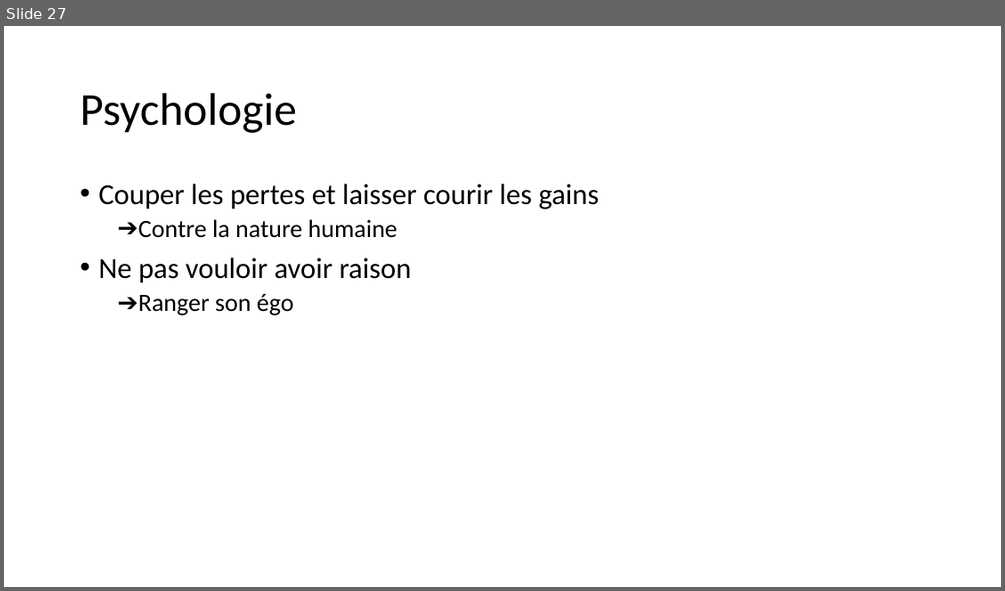
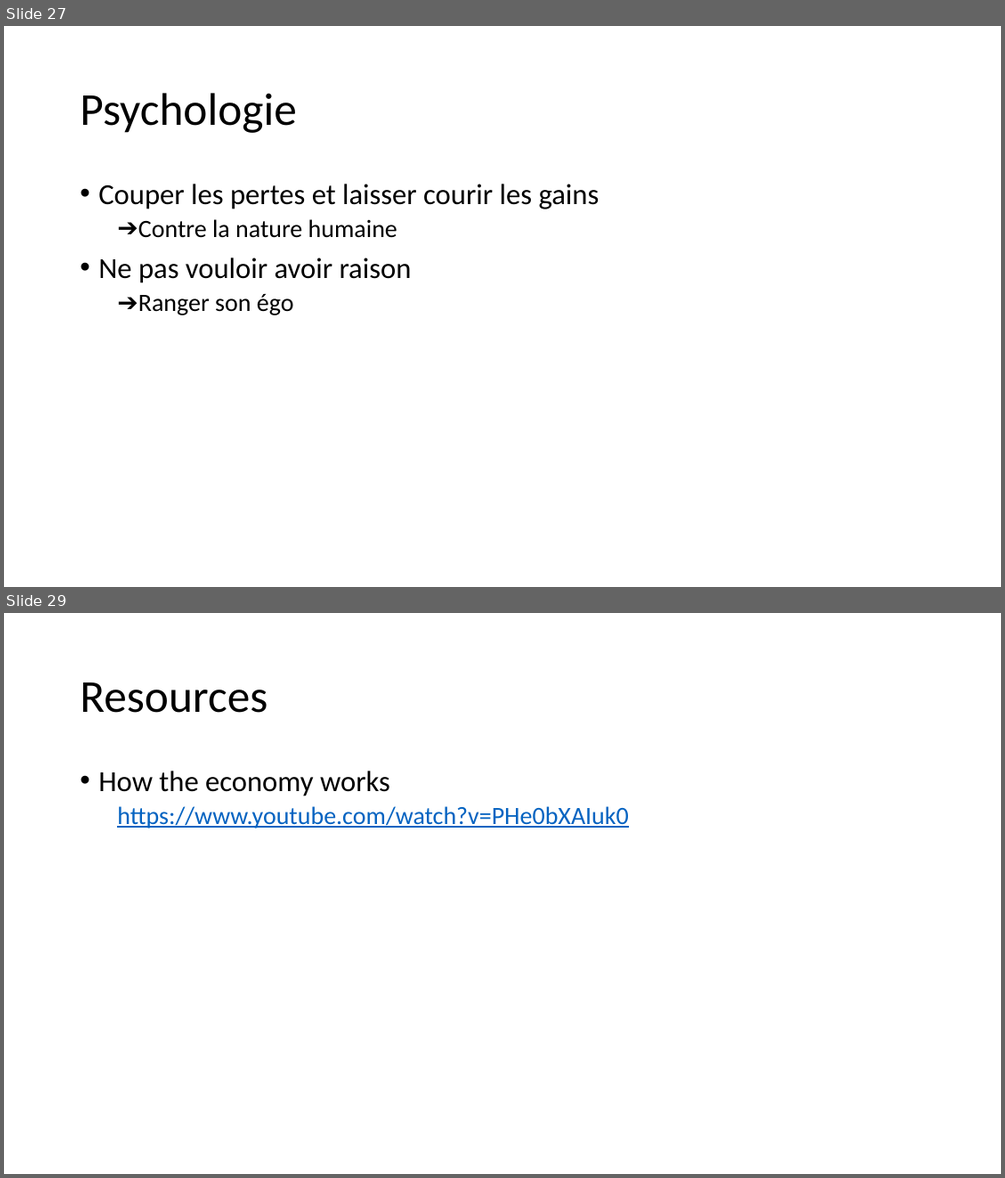
Before and after one commit to dadelcarbo/UltimateChartistRoot, a slide deck: Formation/Formation Bourse.pptx. Shown one above the other, each under a label of ours: slide 27 before the commit, slides 27 and 29 after it; the slides between them are not shown. The pictures are 1005x591 and 1005x1178 pixels, drawn with LibreOffice and Linux fonts; fonts in the diff are those of the drawing. Boxes give left, top, right and bottom in pixels: in the first picture for what was removed or moved away, otherwise in the second. Text is boxed around its words. In the diff, an @@ line names an element or a change of style, - is before the commit and + after.

```diff
--- a/Formation/Formation Bourse.pptx
+++ b/Formation/Formation Bourse.pptx
@@ slide 29 added at (4,613,1001,1174), background #FFFFFF @@
@@ title added at (80,682,267,713), 44 pt, text #000000 @@
+Resources
@@ text added at (98,771,628,828), 24 pt, text #0563C1, underline @@
+• How the economy works
+  https://www.youtube.com/watch?v=PHe0bXAIuk0
```
Also in this commit, not shown: 2 slides changed, 1 other slide added, 1 slide removed, 9 other files.
